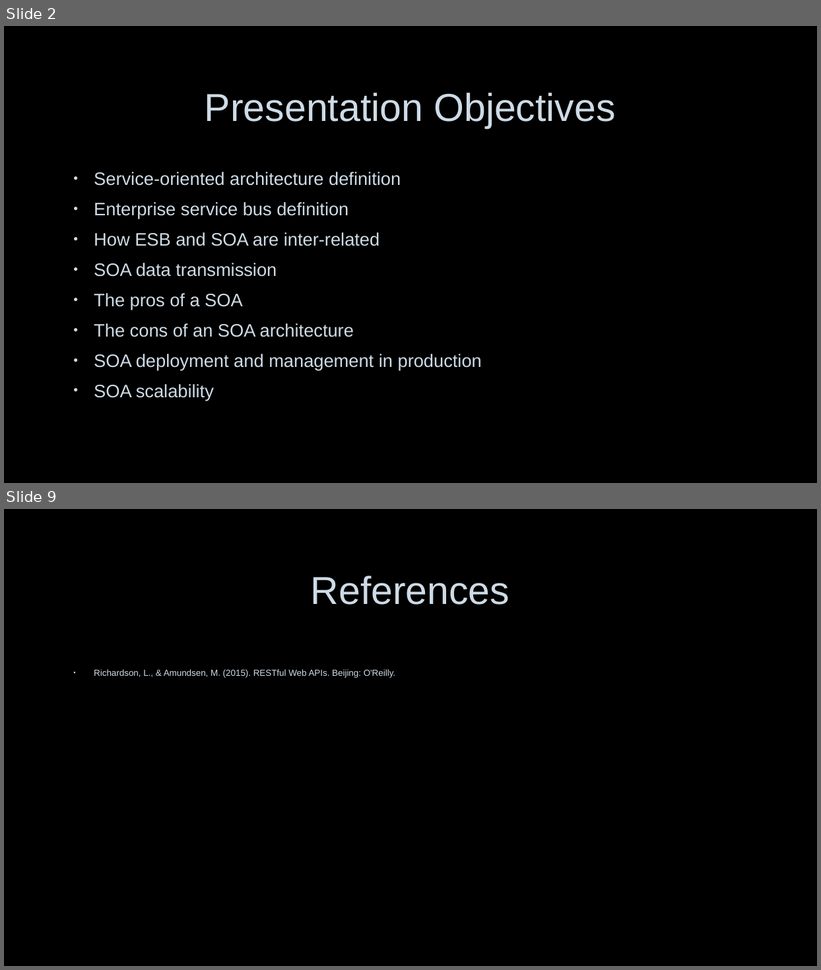
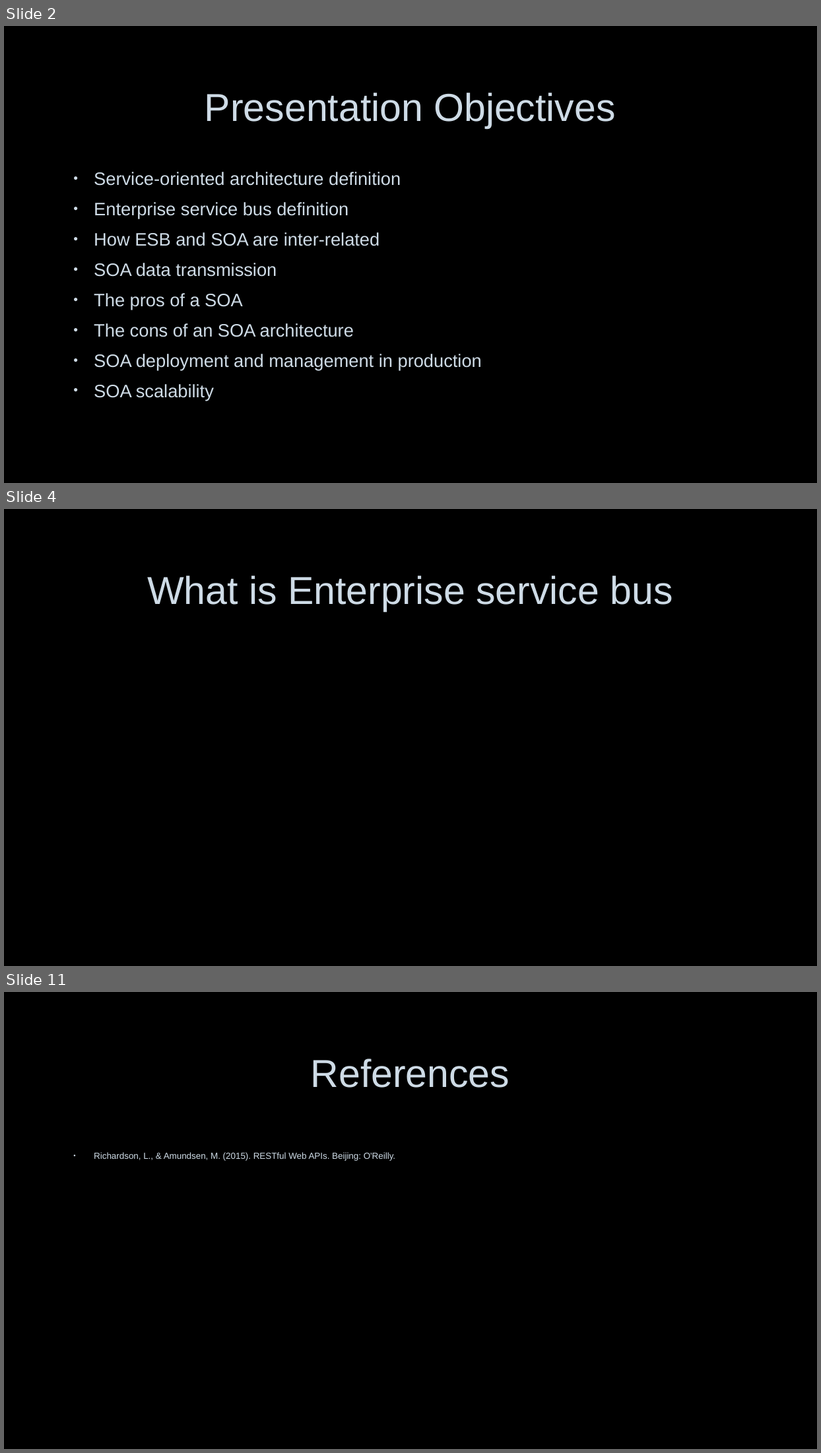
Before and after one commit to nerdommicro/WEB-420, a slide deck: week7-and-group_project/nesbitt-week7.pptx. Shown one above the other, each under a label of ours: slides 2 and 9 before the commit, slides 2, 4 and 11 after it; the slides between them are not shown. The pictures are 821x970 and 821x1453 pixels, drawn with LibreOffice and Linux fonts; fonts in the diff are those of the drawing; background and template pictures are left out. Boxes give left, top, right and bottom in pixels: in the first picture for what was removed or moved away, otherwise in the second. Text is boxed around its words. In the diff, an @@ line names an element or a change of style, - is before the commit and + after.

```diff
--- a/week7-and-group_project/nesbitt-week7.pptx
+++ b/week7-and-group_project/nesbitt-week7.pptx
@@ slide 4 added at bbox=[4, 509, 817, 966], background picture (left out) @@
@@ title added at bbox=[147, 576, 673, 611], 46 pt, text #CEDBE6 @@
+What is Enterprise service bus
@@ what was slide 9 is now slide 11 @@
```
Also in this commit, not shown: 7 other slides added, 6 slides removed, 1 other file.
